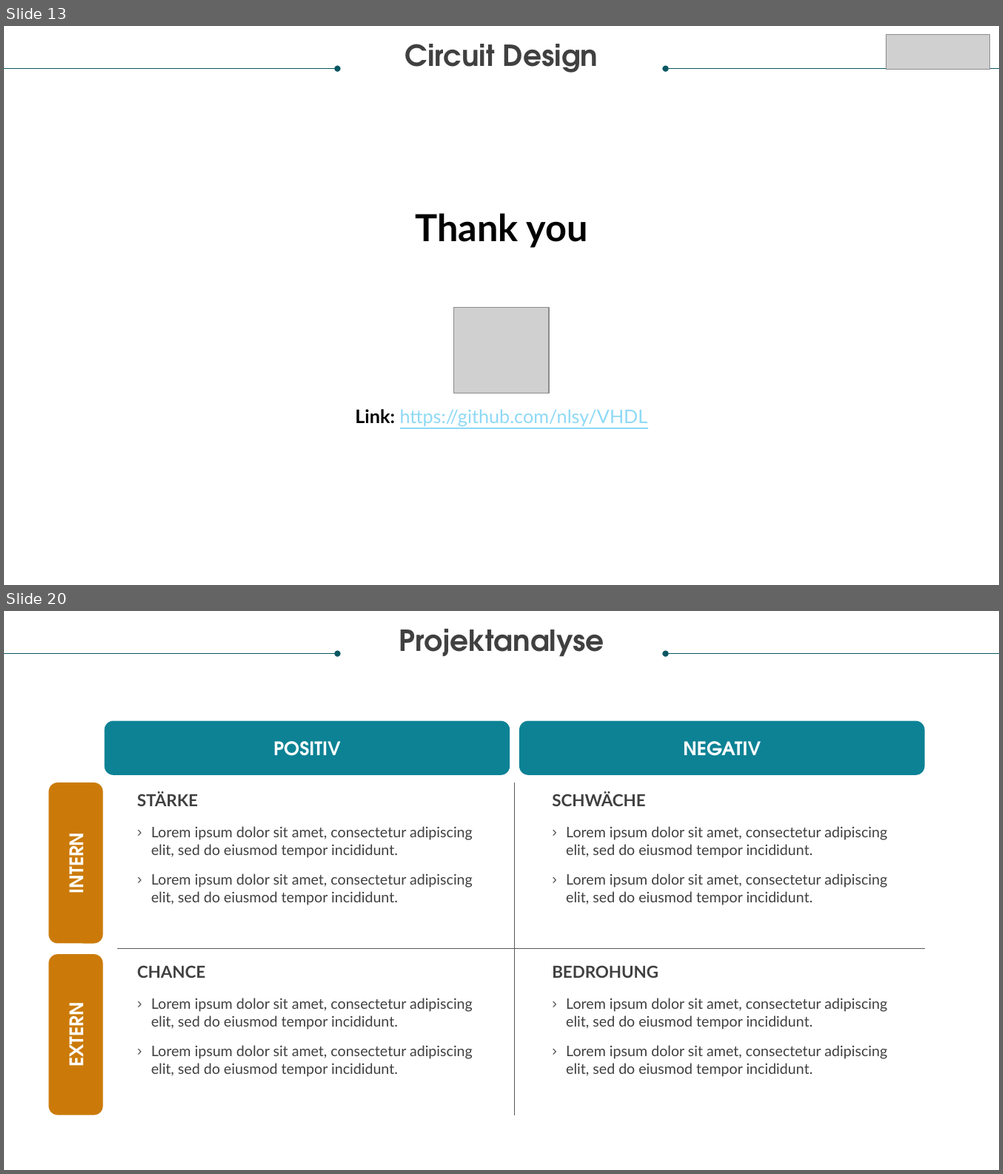
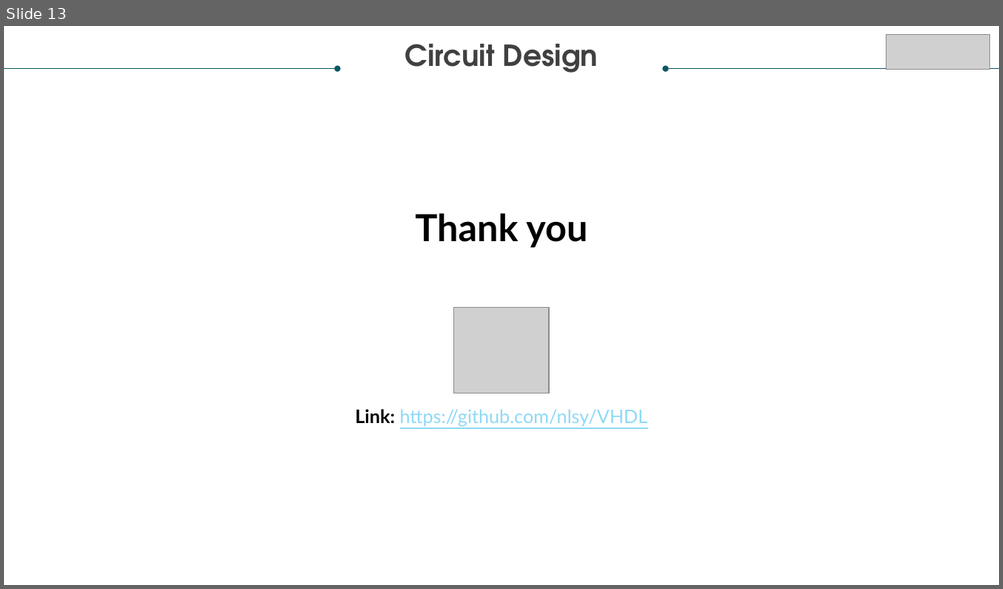
Before and after one commit to nlsy/VHDL, a slide deck: PITCH/VHDLPresentation.pptx. Shown one above the other, each under a label of ours: slides 13 and 20 before the commit, slide 13 after it; the slides between them are not shown. The pictures are 1003x1174 and 1003x589 pixels, drawn with LibreOffice and Linux fonts; fonts in the diff are those of the drawing; grey boxes stand for pictures. Boxes give left, top, right and bottom in pixels: in the first picture for what was removed or moved away, otherwise in the second. Text is boxed around its words. In the diff, an @@ line names an element or a change of style, - is before the commit and + after.

```diff
--- a/PITCH/VHDLPresentation.pptx
+++ b/PITCH/VHDLPresentation.pptx
@@ slide 20 removed at (4,611,999,1170), background #FFFFFF @@
@@ text removed at (399,629,604,657) @@
-Projektanalyse
@@ arrow removed from (4, 653) to (338, 653) @@
@@ arrow removed from (999, 653) to (665, 653) @@
@@ rounded rectangle removed at (105,721,510,775) @@
-POSITIV
@@ rounded rectangle removed at (519,721,924,775) @@
-NEGATIV
@@ rounded rectangle removed at (48,783,103,944) @@
-INTERN
@@ line removed from (515, 783) to (515, 1116) @@
@@ text removed at (137,792,198,806) @@
-STÄRKE
@@ text removed at (552,792,645,806) @@
-SCHWÄCHE
@@ text removed at (151,826,472,906) @@
-› Lorem ipsum dolor sit amet, consectetur adipiscing elit, sed do eiusmod tempor incididunt.
-› Lorem ipsum dolor sit amet, consectetur adipiscing elit, sed do eiusmod tempor incididunt.
@@ text removed at (566,826,887,906) @@
-› Lorem ipsum dolor sit amet, consectetur adipiscing elit, sed do eiusmod tempor incididunt.
-› Lorem ipsum dolor sit amet, consectetur adipiscing elit, sed do eiusmod tempor incididunt.
@@ rounded rectangle removed at (48,954,103,1116) @@
-EXTERN
@@ line removed from (117, 949) to (925, 949) @@
@@ text removed at (137,965,205,978) @@
-CHANCE
@@ text removed at (552,965,658,978) @@
-BEDROHUNG
@@ text removed at (151,998,472,1077) @@
-› Lorem ipsum dolor sit amet, consectetur adipiscing elit, sed do eiusmod tempor incididunt.
-› Lorem ipsum dolor sit amet, consectetur adipiscing elit, sed do eiusmod tempor incididunt.
@@ text removed at (566,998,887,1077) @@
-› Lorem ipsum dolor sit amet, consectetur adipiscing elit, sed do eiusmod tempor incididunt.
-› Lorem ipsum dolor sit amet, consectetur adipiscing elit, sed do eiusmod tempor incididunt.
```
Also in this commit, not shown: 8 other slides removed, 2 other files.
